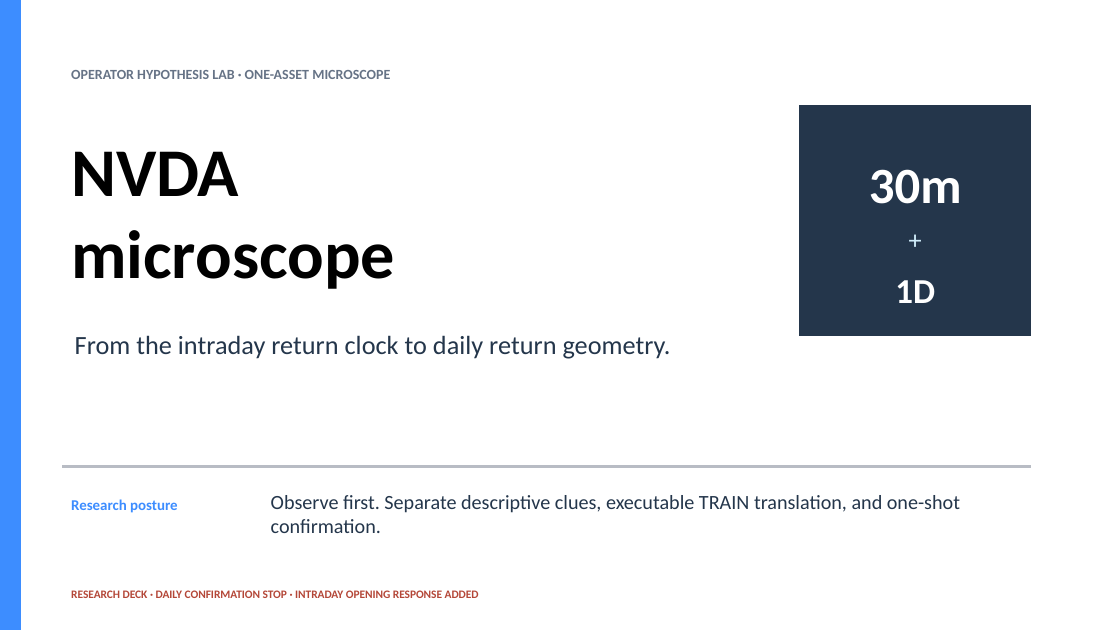
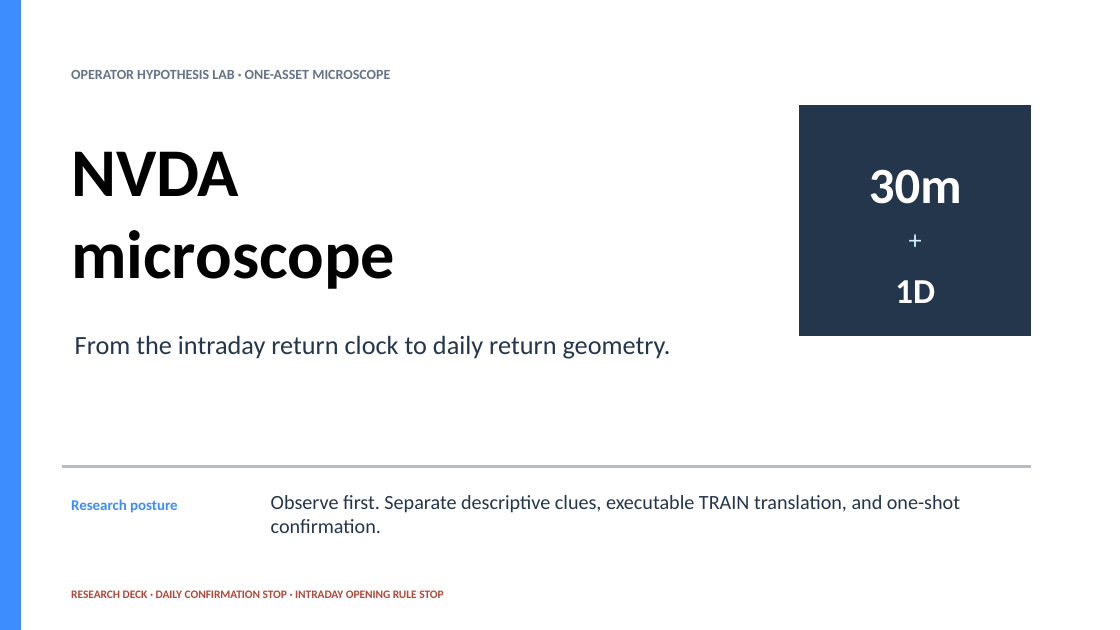
Before and after one commit to Francisc0Franc0/Time-Series-Modeling-Gen5, a slide deck: slide 1 of operator_hypothesis_lab/presentations/nvda_microscope_evidence.pptx. Drawn at 1120x630 pixels with LibreOffice and Linux fonts; fonts in the diff are those of the drawing. Boxes give left, top, right and bottom in pixels: in the first picture for what was removed or moved away, otherwise in the second. Text is boxed around its words. In the diff, an @@ line names an element or a change of style, - is before the commit and + after.

Commit message:
Test NVDA causal intraday opening rule

```diff
--- a/operator_hypothesis_lab/presentations/nvda_microscope_evidence.pptx
+++ b/operator_hypothesis_lab/presentations/nvda_microscope_evidence.pptx
@@ text at [71, 590, 443, 598]: text changed @@
-RESEARCH DECK · DAILY CONFIRMATION STOP · INTRADAY OPENING RESPONSE ADDED
+RESEARCH DECK · DAILY CONFIRMATION STOP · INTRADAY OPENING RULE STOP
```
Also in this commit, not shown: 1 other slide changed, 7 slides added, 6 other files.
